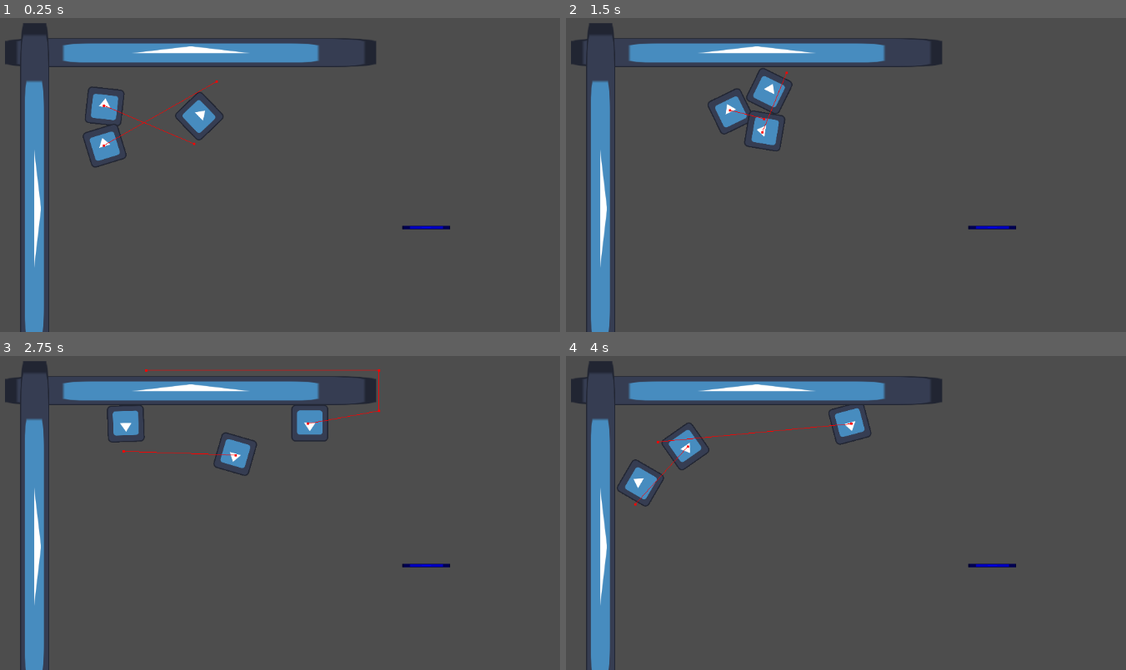
Above: before the commit, frames 1-4 (two rows, left to right).
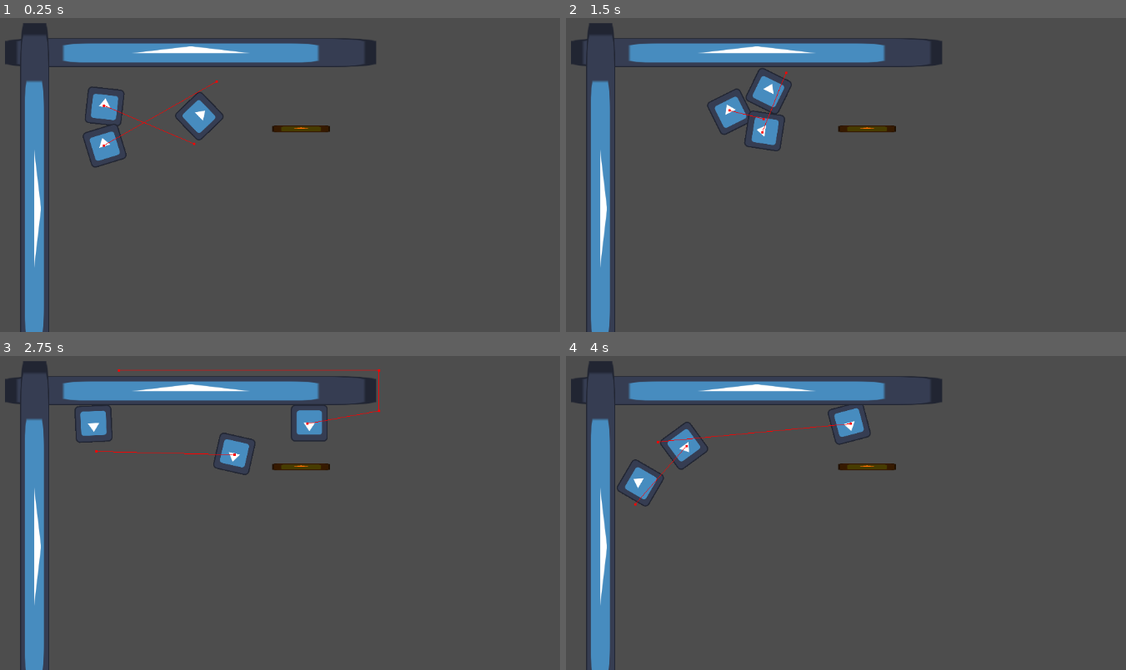
Above: after the commit, the same moments.

Repository: KarumGhag/Hitman4
Game: Godot game, scene res://World/world.tscn
Two runs of this game, one before a commit and one after it. Both use one fixed random seed, a clock stepped at 60 frames per second and the inputs below. The engine's default icon, where the game draws it, is replaced by a stand-in: a white triangle on a blue panel in a dark square.
Inputs (mouse positions are in pixels of both pictures, inside the frame that each line leads up to):
- Up to frame 1 (0.25 s): no input
- Up to frame 2 (1.5 s): move the mouse to (762, 218) at 0.52 s; press the mouse at (762, 218) at 0.53 s; hold W (up) from 0.53 s (still down); right-click (762, 218) at 0.6 s; move the mouse to (991, 200) at 1.27 s; release the mouse at (991, 200) at 1.28 s; click (991, 200) at 1.35 s
- Up to frame 3 (2.75 s): right-click (425, 538) at 1.55 s; move the mouse to (28, 428) at 2.02 s; release W (up) at 2.03 s; press the mouse at (28, 428) at 2.03 s; hold A (left) from 2.03 s (still down); tap Mouse wheel up (last) at 2.1 s
- Up to frame 4 (4 s): move the mouse to (823, 481) at 2.77 s; release the mouse at (823, 481) at 2.78 s; tap Mouse wheel down (next) at 2.85 s; right-click (823, 481) at 3.05 s; move the mouse to (694, 390) at 3.52 s; release A (left) at 3.53 s; press the mouse at (694, 390) at 3.53 s; hold S (down) from 3.53 s (still down); right-click (694, 390) at 3.6 s

The runs differ from the first frame. In frame 1, 0.3% of the frame differs, in the area x 48-81%, y 34-68%; in frame 2, 0.5%; in frame 3, 1.5%, in the area x 13-81%, y 4-68%; in frame 4, 0.7%.

Commit message:
making more guns - testing using a rigidbody for bullets

Diff:
--- a/GunSystem/AK47.tscn
+++ /dev/null
@@ -1,39 +0,0 @@
-[gd_scene load_steps=5 format=3 uid="uid://yeq1gbshv4tm"]
-
-[ext_resource type="Script" path="res://GunSystem/GunClass.gd" id="1_honka"]
-[ext_resource type="PackedScene" uid="uid://bg0e1ffv6s88g" path="res://GunSystem/Bullets/Bullet.tscn" id="2_midg2"]
-[ext_resource type="Texture2D" uid="uid://jffjcag0lvea" path="res://Art/icon.svg" id="3_61sna"]
-
-[sub_resource type="CircleShape2D" id="CircleShape2D_mcdnc"]
-radius = 117.427
-
-[node name="AK47" type="Node2D" node_paths=PackedStringArray("shootPoint", "pickUpArea", "image")]
-position = Vector2(41, 0)
-script = ExtResource("1_honka")
-bullet = ExtResource("2_midg2")
-shootPoint = NodePath("ShootPoint")
-auto = true
-multiBulletWait = 0.0
-bulletBounces = 1000
-damage = 100.0
-bulletSpeed = 1250.0
-magSize = 27
-reloadTime = 1.0
-itemName = "AK47"
-pickUpArea = NodePath("Area2D")
-image = NodePath("Icon")
-
-[node name="Icon" type="Sprite2D" parent="."]
-modulate = Color(0, 0, 1, 1)
-scale = Vector2(0.648438, 0.0507815)
-texture = ExtResource("3_61sna")
-
-[node name="Model" type="Node" parent="."]
-
-[node name="ShootPoint" type="Node2D" parent="."]
-position = Vector2(41, 0)
-
-[node name="Area2D" type="Area2D" parent="."]
-
-[node name="CollisionShape2D" type="CollisionShape2D" parent="Area2D"]
-shape = SubResource("CircleShape2D_mcdnc")
--- a/GunSystem/GunClass.gd
+++ b/GunSystem/GunClass.gd
@@ -33,9 +33,10 @@
 @export var bulletSpeed : float = 1000
 
 @export_subgroup("reload")
-@export var magSize : int
+## max bullets
+@export var magSize : int = 16
 var bulletsLeft : int
-@export var reloadTime : float
+@export var reloadTime : float = 2
 var reloadTimer : Timer
 var canShoot : bool = true
 
--- /dev/null
+++ b/GunSystem/Guns/pistol.tscn
@@ -0,0 +1,31 @@
+[gd_scene load_steps=6 format=3 uid="uid://div0tlygtvrua"]
+
+[ext_resource type="Script" path="res://GunSystem/GunClass.gd" id="1_h6t1u"]
+[ext_resource type="PackedScene" uid="uid://bg0e1ffv6s88g" path="res://GunSystem/Bullets/Bullet.tscn" id="2_hoeam"]
+[ext_resource type="Texture2D" uid="uid://jffjcag0lvea" path="res://Art/icon.svg" id="3_w7n8m"]
+[ext_resource type="PackedScene" uid="uid://bhb8li7we1p3k" path="res://GunSystem/pickup_area.tscn" id="4_qkv1b"]
+
+[sub_resource type="CircleShape2D" id="CircleShape2D_gkvrw"]
+radius = 100.005
+
+[node name="pistol" type="Node2D" node_paths=PackedStringArray("shootPoint", "pickUpArea", "image")]
+script = ExtResource("1_h6t1u")
+bullet = ExtResource("2_hoeam")
+shootPoint = NodePath("ShootPoint")
+damage = 100.0
+itemName = "Pistol"
+pickUpArea = NodePath("PickupArea")
+image = NodePath("Icon")
+
+[node name="Icon" type="Sprite2D" parent="."]
+modulate = Color(1, 0.431373, 0, 1)
+scale = Vector2(0.78125, 0.09375)
+texture = ExtResource("3_w7n8m")
+
+[node name="ShootPoint" type="Node2D" parent="."]
+position = Vector2(48, 0)
+
+[node name="PickupArea" parent="." instance=ExtResource("4_qkv1b")]
+
+[node name="CollisionShape2D" type="CollisionShape2D" parent="PickupArea"]
+shape = SubResource("CircleShape2D_gkvrw")
--- /dev/null
+++ b/GunSystem/pickup_area.tscn
@@ -0,0 +1,3 @@
+[gd_scene format=3 uid="uid://bhb8li7we1p3k"]
+
+[node name="PickupArea" type="Area2D"]
--- a/World/world.tscn
+++ b/World/world.tscn
@@ -3,7 +3,7 @@
 [ext_resource type="Texture2D" uid="uid://jffjcag0lvea" path="res://Art/icon.svg" id="1_muac8"]
 [ext_resource type="PackedScene" uid="uid://s8o2fn2d2lu8" path="res://Enemy/enemy.tscn" id="2_181t4"]
 [ext_resource type="PackedScene" uid="uid://1l13jv08hnfd" path="res://Player/player.tscn" id="3_1fj7k"]
-[ext_resource type="PackedScene" uid="uid://yeq1gbshv4tm" path="res://GunSystem/AK47.tscn" id="4_4to6e"]
+[ext_resource type="PackedScene" uid="uid://div0tlygtvrua" path="res://GunSystem/Guns/pistol.tscn" id="4_xlj8e"]
 
 [sub_resource type="NavigationPolygon" id="NavigationPolygon_cpu4h"]
 vertices = PackedVector2Array(1811.09, 15.9609, 861.75, 206, 861.75, 136, -158.063, 9.03125, 231, 136, -165.93, 1246.42, 231, 760.5, 1821.9, 1137.53, 301, 760.5, 301, 206)
@@ -63,5 +63,5 @@
 [node name="Player" parent="." instance=ExtResource("3_1fj7k")]
 position = Vector2(528, 274)
 
-[node name="GunTest" parent="." instance=ExtResource("4_4to6e")]
-position = Vector2(921, 467)
+[node name="pistol" parent="." instance=ExtResource("4_xlj8e")]
+position = Vector2(704, 296)
